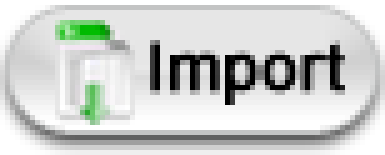
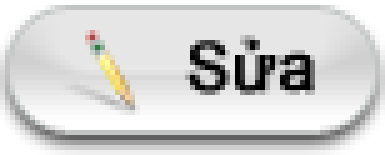
Layer changes from the first (385, 155) image to the second:
added layer "Layer 3" above "Edit" over [60, 30, 140, 115]
added layer "Edit" above "Delete" over [185, 35, 315, 95]
hid "Import" over [150, 40, 345, 105]
hid "ImportPic" over [55, 20, 135, 125]
